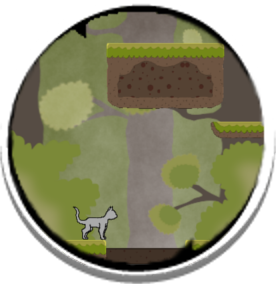
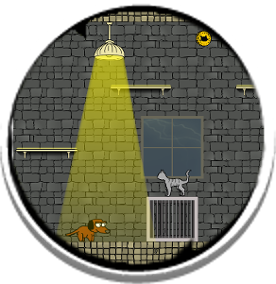
Layers edited between the first and the second 276px x 284px image:
hid "01_background" over left=9, top=5, right=266, bottom=265
added layer "02_background" above "02_lockedBackground" over left=13, top=11, right=266, bottom=267
